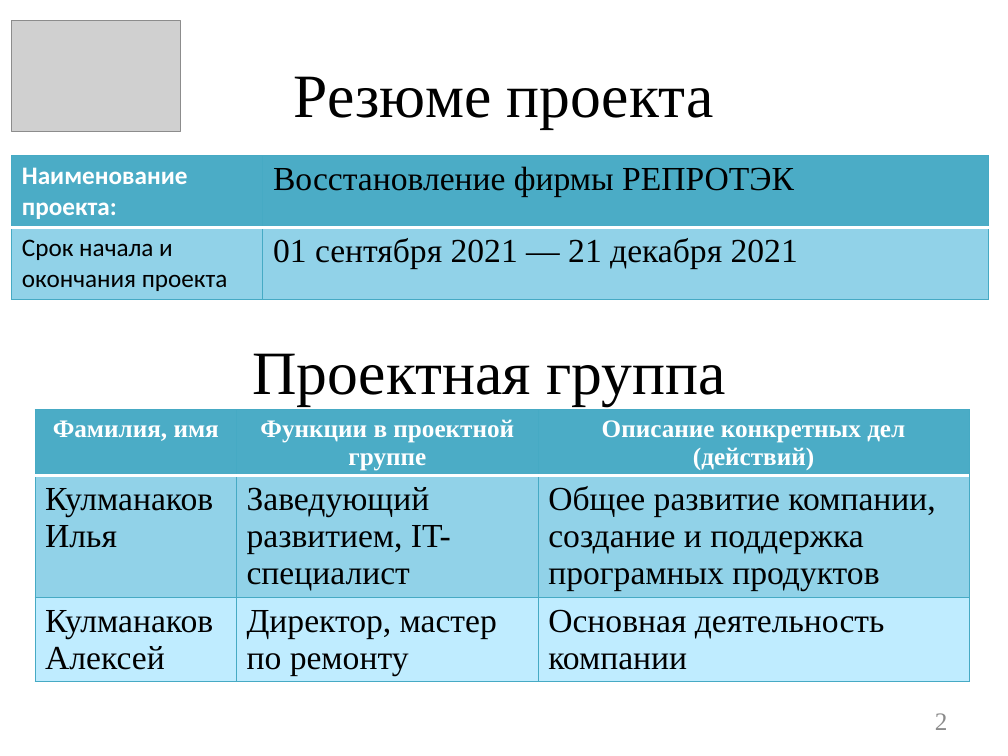
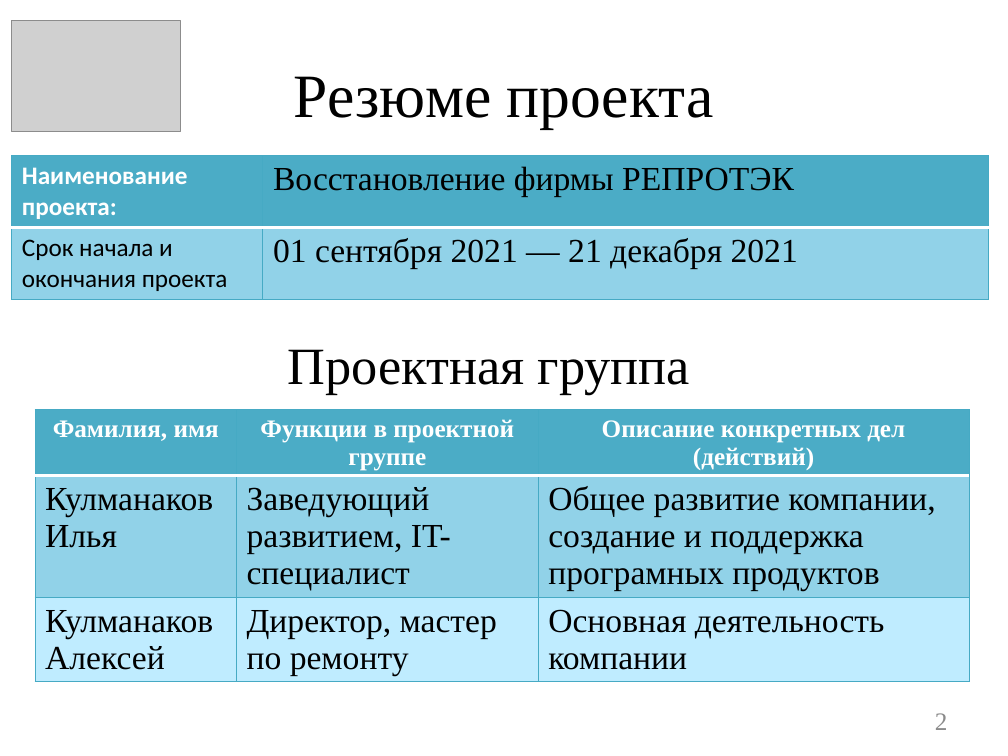
Before and after one commit to kul2002il/lab, a slide deck: slide 2 of Кулманаков Илья, 482(6).pptx. Drawn at 1008x756 pixels with LibreOffice and Linux fonts; fonts in the diff are those of the drawing; grey boxes stand for pictures. Boxes give left, top, right and bottom in pixels: in the first picture for what was removed or moved away, otherwise in the second. Text is boxed around its words. In the diff, an @@ line names an element or a change of style, - is before the commit and + after.

```diff
--- a/Кулманаков Илья, 482(6).pptx
+++ b/Кулманаков Илья, 482(6).pptx
@@ text "Проектная группа" at <box>288,349,690,395</box>: size 44 to 37.4 pt; line spacing 1 to 0.8 @@
@@ table at <box>35,409,969,702</box> @@
@@ borders changed @@
```
Also in this commit, not shown: 12 other slides changed, 1 slide added.
